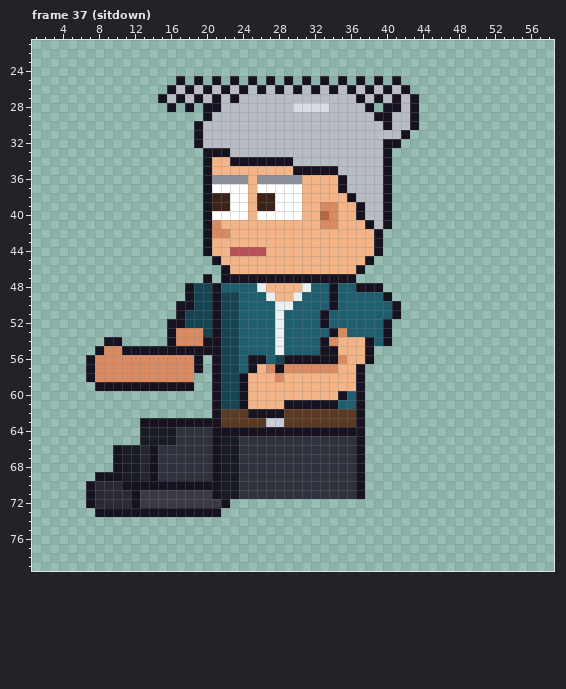
One commit to this pixel-art file: sprites/expo/expo_tina_left_anim.aseprite. Above: the version before the commit.
64x80 pixels, 129 frames. Shown: frame 37 (sitdown): x 1..58, y 21..79. The old version is drawn lined up with the new one. The commit also changed other frames, which this record leaves out.
Now the later version:
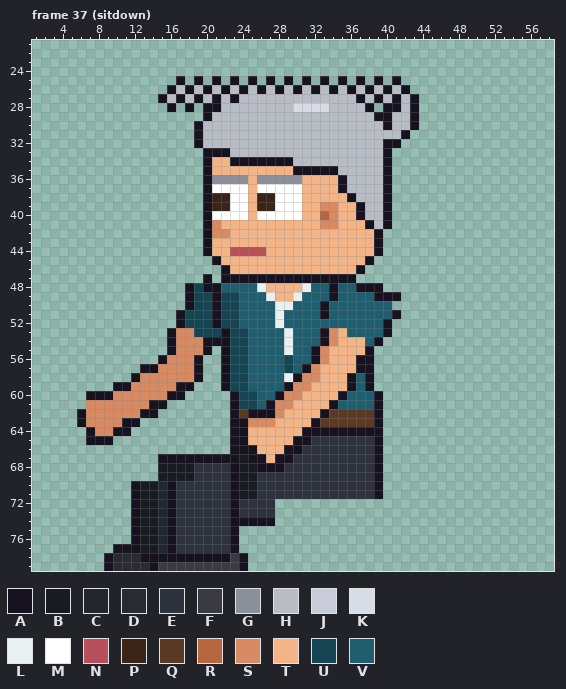
Palette (. is transparent): A #17121f  B #181b22  C #22262e  D #2a2a33  E #2e323c  F #3a3a44  G #8a8f9a  H #b8bcc4  J #c8ccd8  K #d8dce4  L #e8f0f2  M #ffffff  N #b8505a  P #3a2418  Q #5a3a22  R #b8663f  S #d88a62  T #f3b488  U #154452  V #1f5e6e
The exact change:
whole drawing moved by -2,-6 (the old picture is shown already moved)
Changed rows in their new state; - is an unchanged pixel.
Frame 37 (sitdown):
first column x 6:
48 --------------A---------------------
49 ---------------------------------A-A
50 -----------.---------------AV------.
52 ----------.----------------V--------
53 -------------U-UA-U---VL---AST------
54 ---..-----------A-U---VL--------VA.-
55 --........-SSS-.A-U---VL--AST-------
56 -........A-----.A-UVV-VUVV-STT-A----
57 -......AA------.A-UVVVVUVA-TT---A---
58 -.....A------A-.A-UVVVVLASS---AVA---
59 --..--SSSSS----.A-UVVVVASS----AVA---
60 -AAASSSSSSAA---..AUUVVASS------VVA--
61 -SSSSSSSAA-----..AUUVASSTTTT---VVA--
62 ASSSSSSAA------..A----STTTTA---QQA--
63 ASSSSAA..........AASSSTTTTA----QQA--
64 -ASSAA-..........--TTTTTT-------AA--
65 -AAA---..........AATTTTTAA-----EEA--
66 ----.............AAATTTAA------EEA--
67 ----.....AAAAAA-AABAATAA-------EEA--
68 ----.....BBBB--EEABBAAA--------EEA--
69 --.......BBBB--EEABB-----------EEA--
70 -.....-BBC-EEEEEEABB-----------EEA--
71 -.....-BBCAEEEEEEABB-----------EEA--
72 -.....-BBCAEEEEEEAEEEE--------------
73 --....-BBC-EEEEEEAEEEE--------------
74 ------ABBCAEEEEEEAAAAA--------------
75 ------ABBCAEEEEEEA------------------
76 ------ABBCAEEEEEEA------------------
77 ----AAABBCAEEEEEEA------------------
78 ---ADDDAAAAAAAAAAFA-----------------
79 ---ADDDDAFFFFFFFFFA-----------------
Boxes around the changes in both pictures, in picture pixels (x1, y1, x2, y2):
changed: (77, 283, 401, 571)
